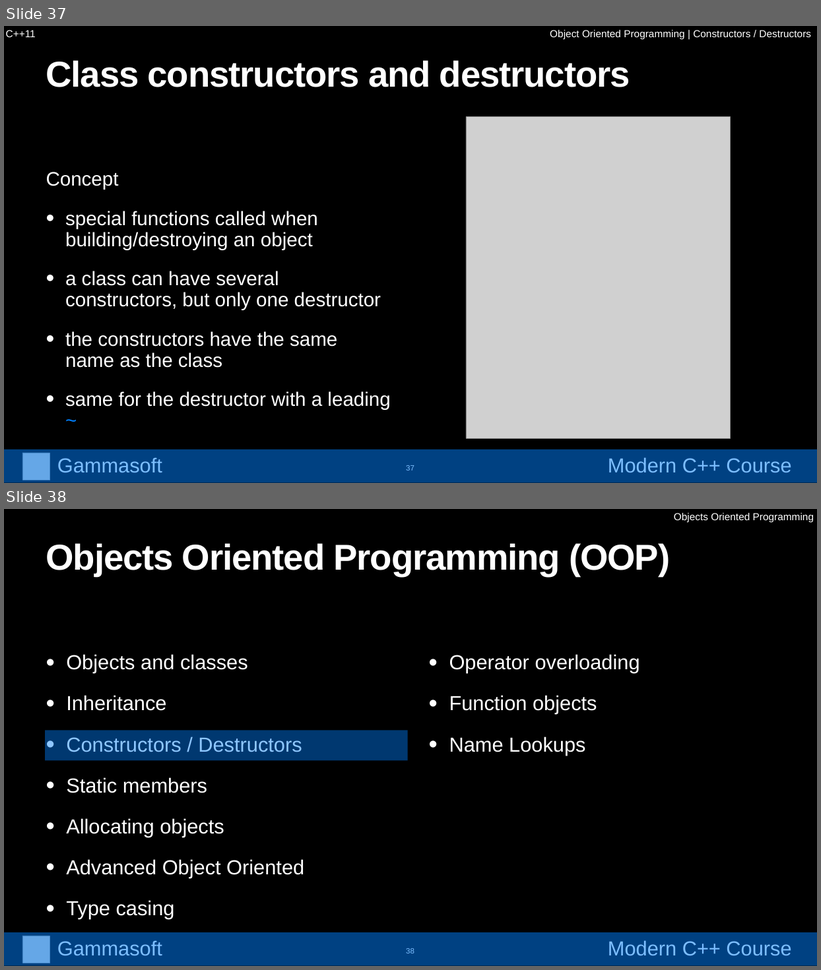
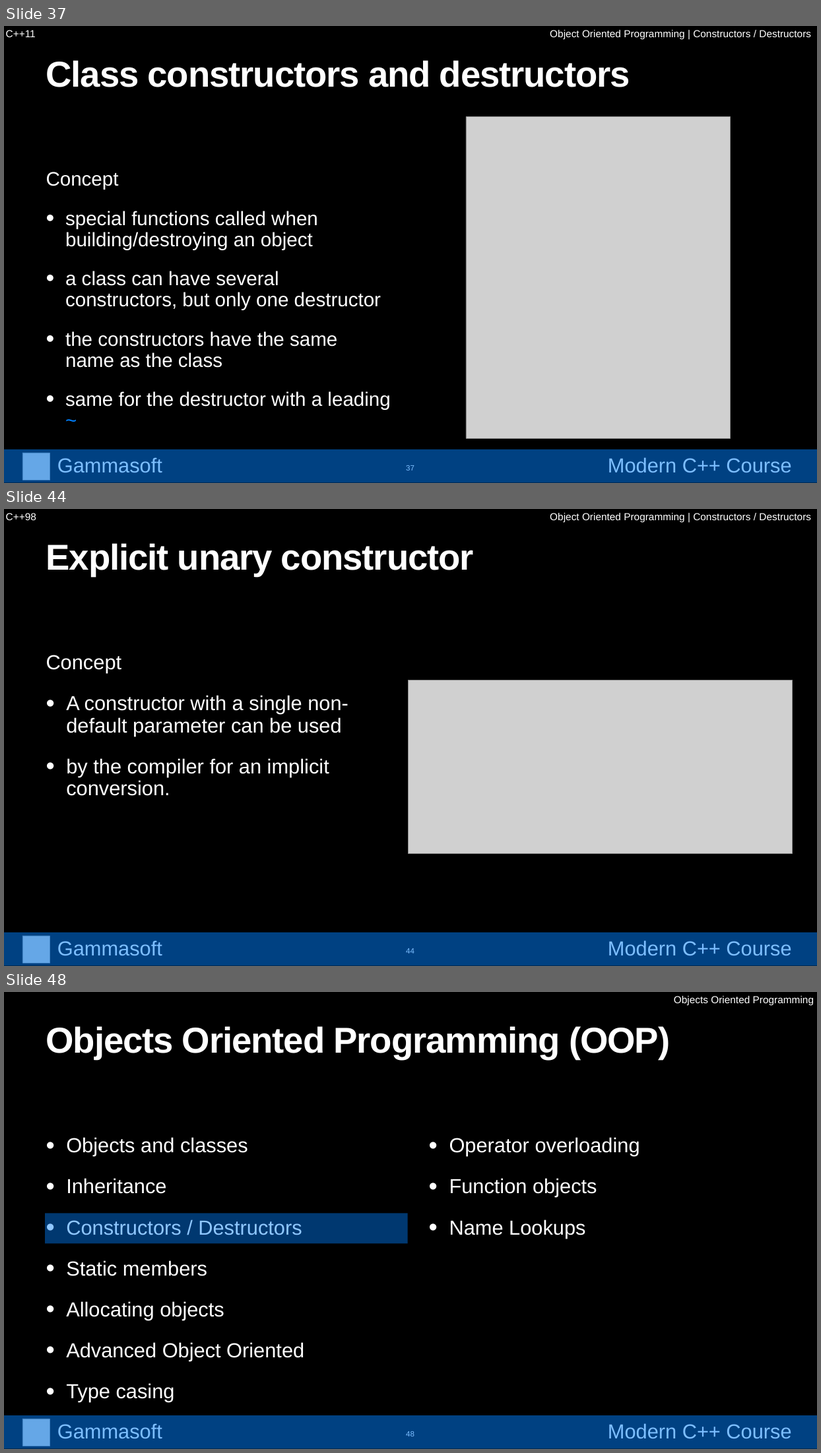
Before and after one commit to gammasoft71/cpp_modern_course, a slide deck: course/powerpoints/object_oriented_programming.pptx. Shown one above the other, each under a label of ours: slides 37 and 38 before the commit, slides 37, 44 and 48 after it; the slides between them are not shown. The pictures are 821x970 and 821x1453 pixels, drawn with LibreOffice and Linux fonts; fonts in the diff are those of the drawing; grey boxes stand for pictures. Boxes give left, top, right and bottom in pixels: in the first picture for what was removed or moved away, otherwise in the second. Text is boxed around its words. In the diff, an @@ line names an element or a change of style, - is before the commit and + after.

```diff
--- a/course/powerpoints/object_oriented_programming.pptx
+++ b/course/powerpoints/object_oriented_programming.pptx
@@ slide 44 added at [4, 509, 817, 966], background #000000 @@
@@ text added at [6, 513, 36, 520], 24 pt, text #FFFFFF @@
+C++98
@@ text added at [550, 512, 811, 522], 24 pt, text #FFFFFF @@
+Object Oriented Programming | Constructors / Destructors
@@ title added at [46, 543, 474, 576], 85 pt, text #FFFFFF, bold @@
+Explicit unary constructor
@@ text added at [46, 655, 349, 796], 48 pt, text #FFFFFF @@
+Concept
+• A constructor with a single non-default parameter can be used
+• by the compiler for an implicit conversion.
@@ picture added at [408, 680, 792, 854] @@
@@ group added at [4, 933, 817, 966]: 2 texts, 1 picture, 1 rectangle @@
+Gammasoft
+Modern C++ Course
@@ page number added at [406, 949, 415, 954], 18 pt, text #FFFFFF @@
+44
@@ what was slide 38 is now slide 48 @@
@@ page number at [406, 1432, 415, 1437]: text changed @@
-38
+48
```
Also in this commit, not shown: 9 other slides added.
